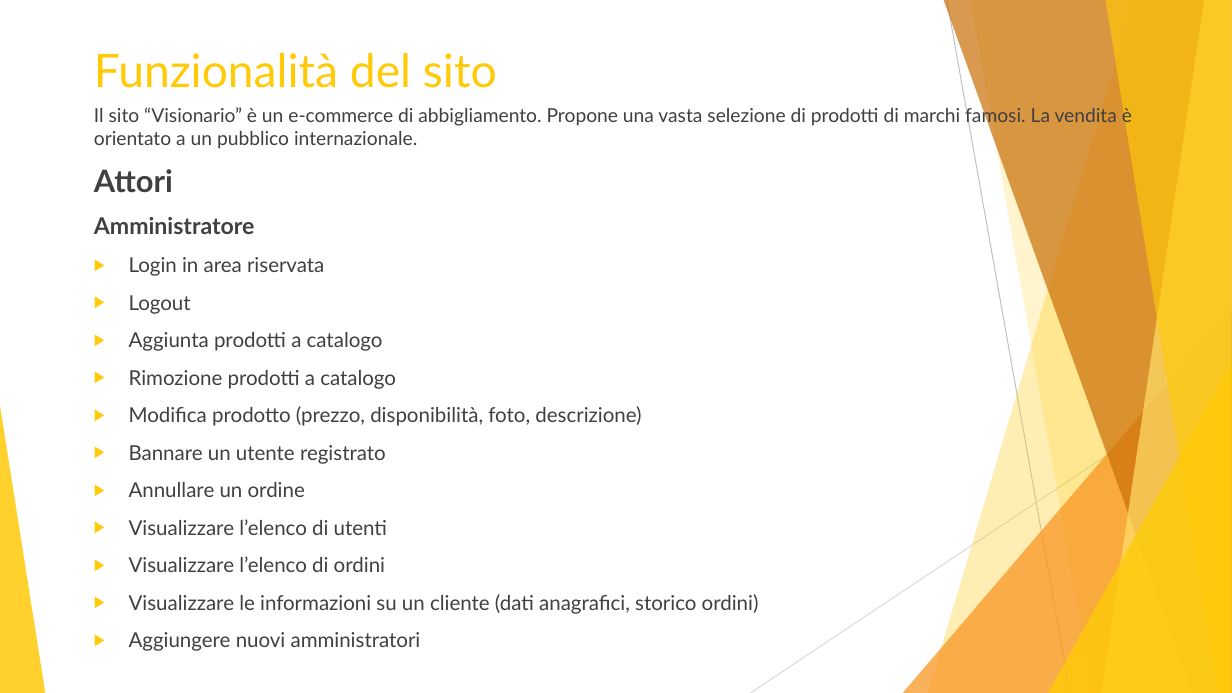
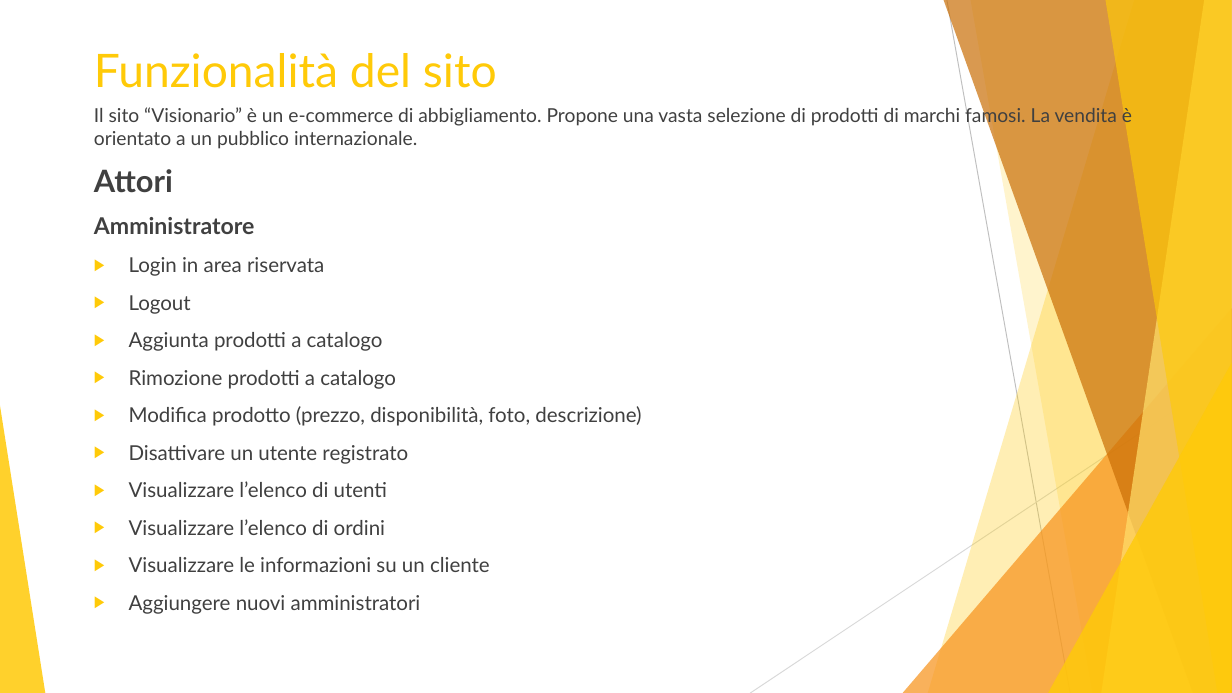
Before and after one commit to aymen94/visionario, a slide deck: slide 2 of documentation/it/Presentazione.pptx. Drawn at 1232x693 pixels with LibreOffice and Linux fonts; fonts in the diff are those of the drawing. Boxes give left, top, right and bottom in pixels: in the first picture for what was removed or moved away, otherwise in the second. Text is boxed around its words. In the diff, an @@ line names an element or a change of style, - is before the commit and + after.

```diff
--- a/documentation/it/Presentazione.pptx
+++ b/documentation/it/Presentazione.pptx
@@ text at [129, 445, 408, 464]: text changed @@
-▶ Bannare un utente registrato
-▶ Annullare un ordine
+▶ Disattivare un utente registrato
@@ text at [129, 557, 490, 572]: text changed @@
-▶ Visualizzare le informazioni su un cliente (dati anagrafici, storico ordini)
+▶ Visualizzare le informazioni su un cliente
```
Also in this commit, not shown: 5 other slides changed.
